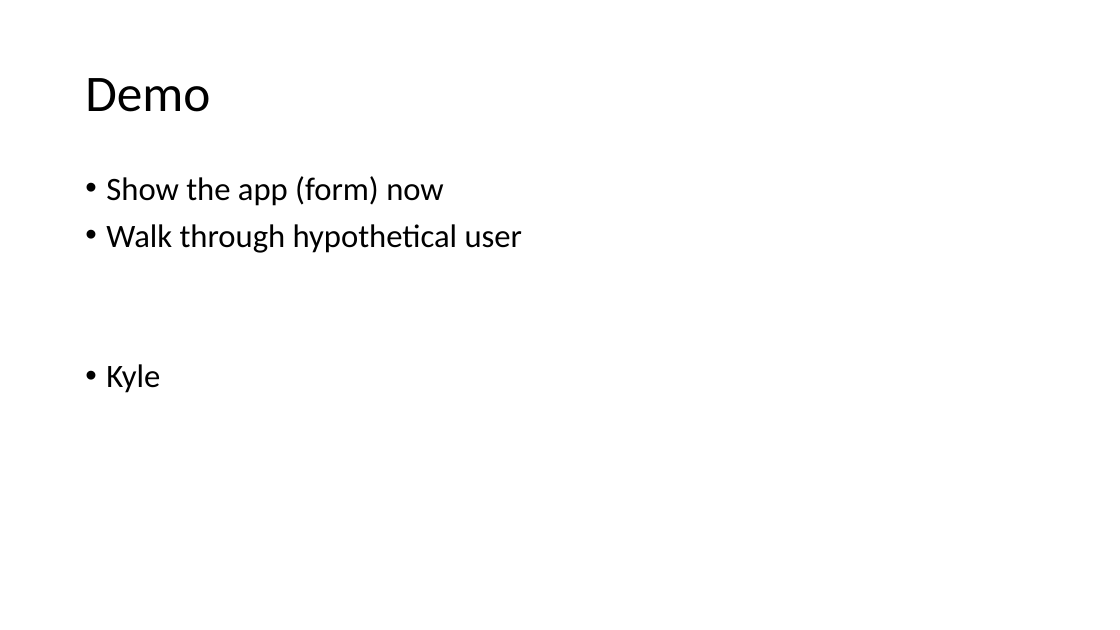
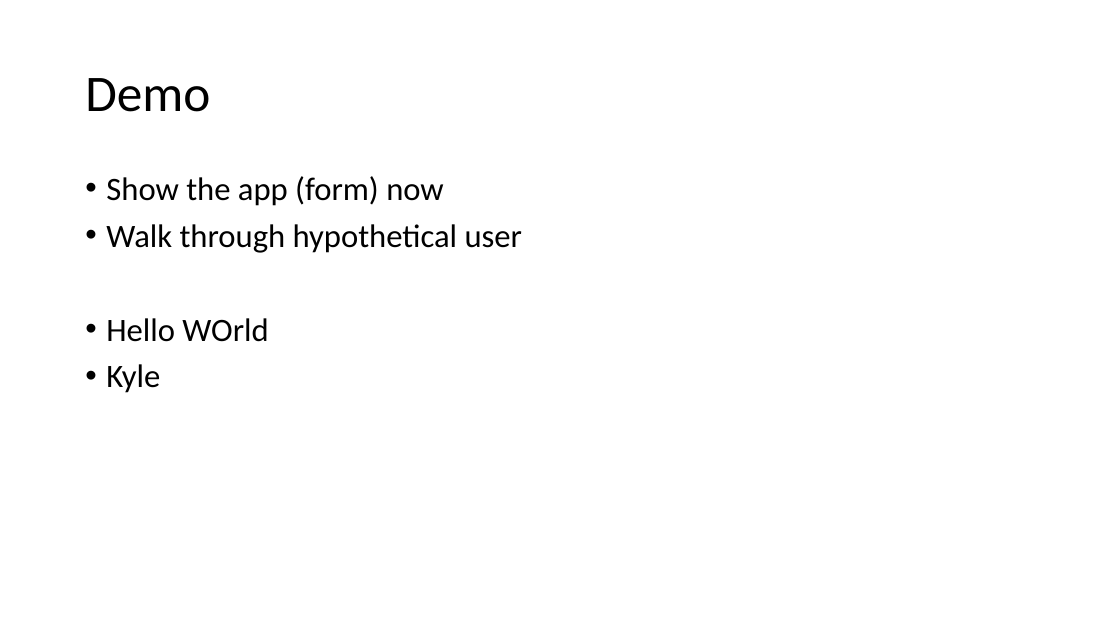
Before and after one commit to RedWingedJerbear/KeyManagementProject, a slide deck: slide 4 of Key Masters.pptx. Drawn at 1120x630 pixels with LibreOffice and Linux fonts; fonts in the diff are those of the drawing. Boxes give left, top, right and bottom in pixels: in the first picture for what was removed or moved away, otherwise in the second. Text is boxed around its words. In the diff, an @@ line names an element or a change of style, - is before the commit and + after.

Commit message:
PwerPoint Test
I aded Hello WOrld in one of the slides in the powerpoint

```diff
--- a/Key Masters.pptx
+++ b/Key Masters.pptx
@@ text at (106,318,268,342): paragraph added @@
+• Hello WOrld
```
